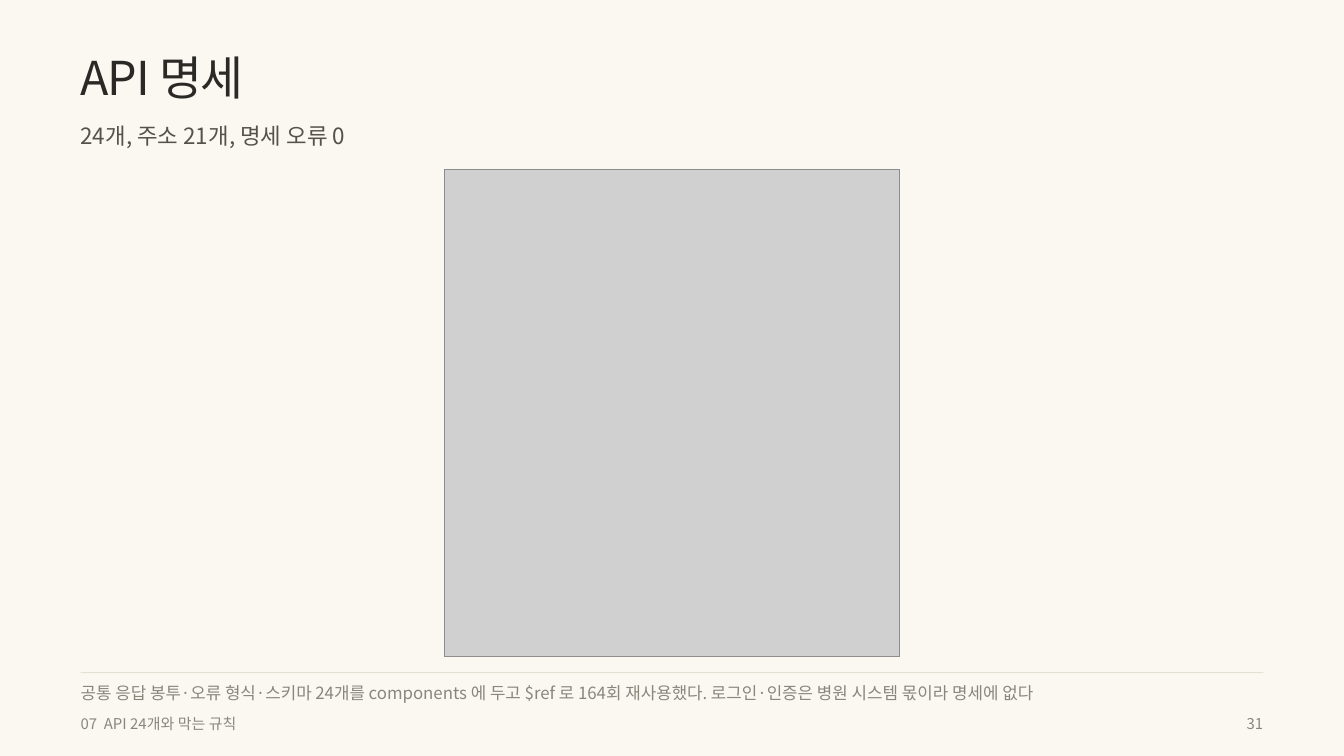
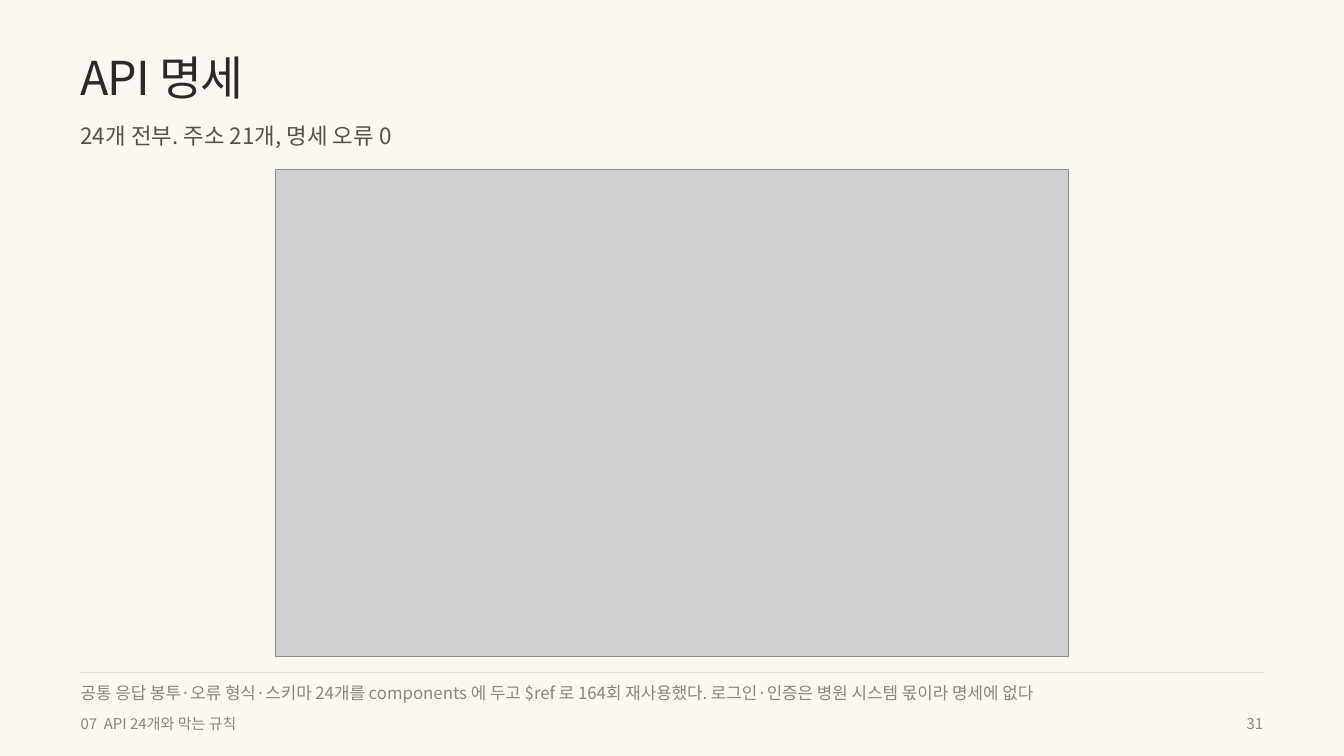
Before and after one commit to wodnjs2020136144/skala-webservice-mini, a slide deck: slide 31 of deliverables/10반_황재원_너와나의인계고리-개요.pptx. Drawn at 1344x756 pixels with LibreOffice and Linux fonts; fonts in the diff are those of the drawing; grey boxes stand for pictures. Boxes give left, top, right and bottom in pixels: in the first picture for what was removed or moved away, otherwise in the second. Text is boxed around its words. In the diff, an @@ line names an element or a change of style, - is before the commit and + after.

```diff
--- a/deliverables/10반_황재원_너와나의인계고리-개요.pptx
+++ b/deliverables/10반_황재원_너와나의인계고리-개요.pptx
@@ text at (x1=81, y1=125, x2=391, y2=148): text changed @@
-24개, 주소 21개, 명세 오류 0
+24개 전부. 주소 21개, 명세 오류 0
@@ picture resized from (x1=445, y1=169, x2=899, y2=656) to (x1=276, y1=169, x2=1068, y2=656) @@
```
Also in this commit, not shown: 1 other slide changed, 12 other files.
